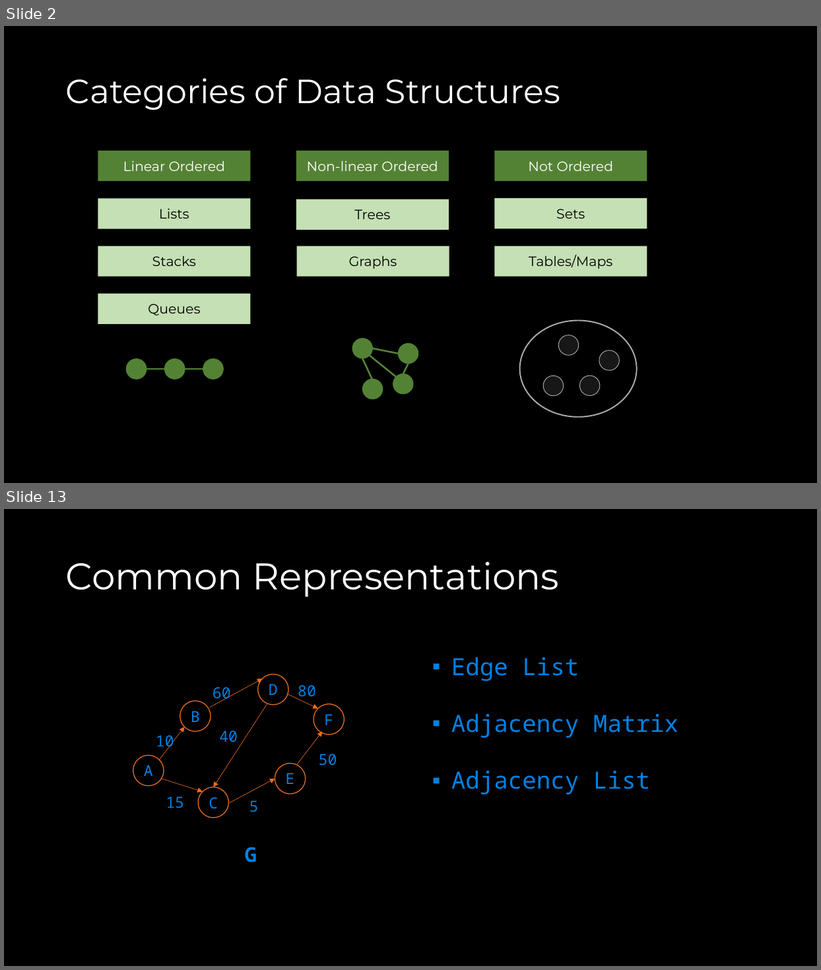
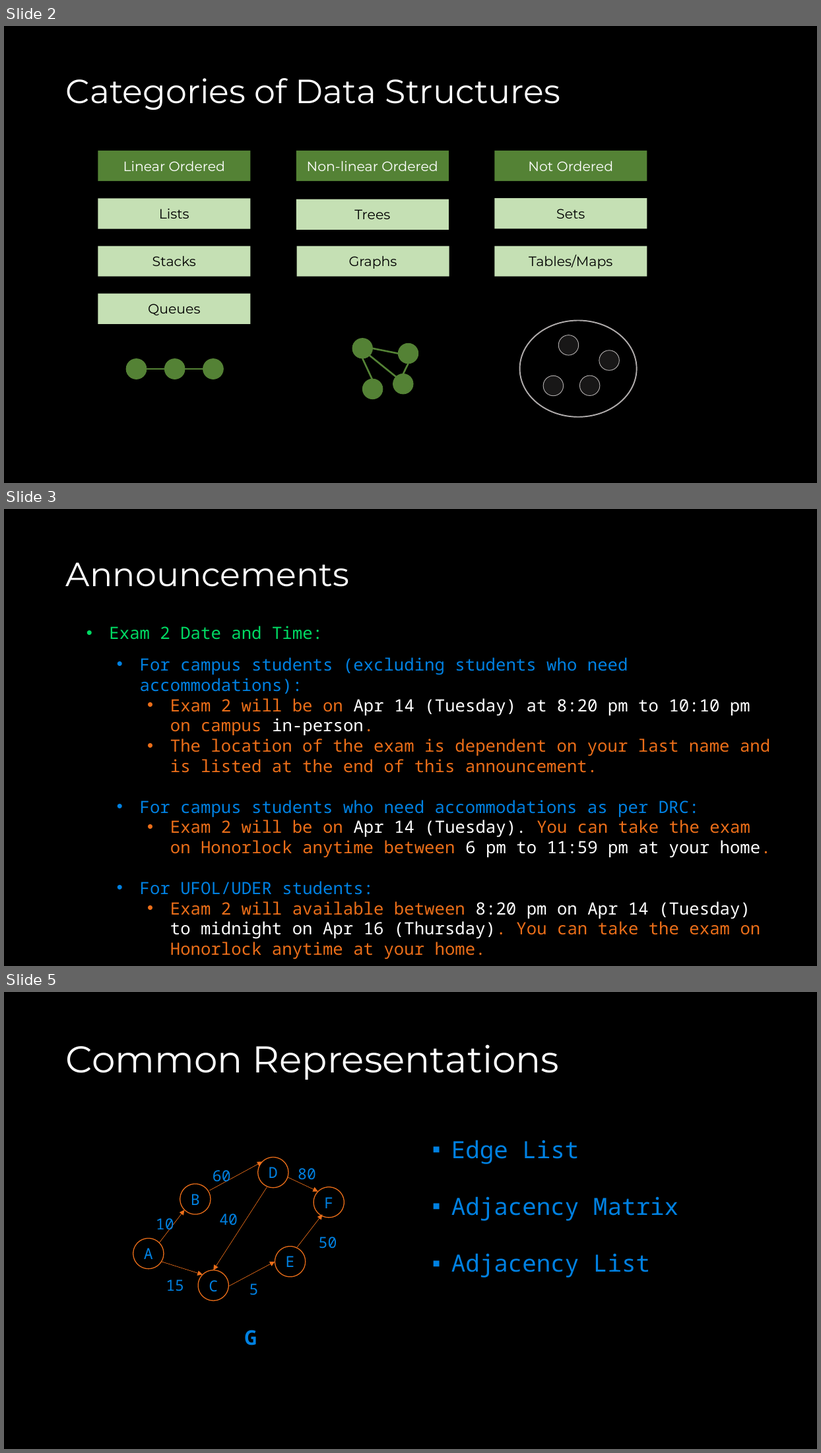
Before and after one commit to COP3530/Instructional-Content, a slide deck: Slides/Slides-PPT/Exam 2 - Review A.pptx. Shown one above the other, each under a label of ours: slides 2 and 13 before the commit, slides 2, 3 and 5 after it; the slides between them are not shown. The pictures are 821x970 and 821x1453 pixels, drawn with LibreOffice and Linux fonts; fonts in the diff are those of the drawing. Boxes give left, top, right and bottom in pixels: in the first picture for what was removed or moved away, otherwise in the second. Text is boxed around its words. In the diff, an @@ line names an element or a change of style, - is before the commit and + after.

Commit message:
exam review added

```diff
--- a/Slides/Slides-PPT/Exam 2 - Review A.pptx
+++ b/Slides/Slides-PPT/Exam 2 - Review A.pptx
@@ slide 3 added at bbox=[4, 509, 817, 966], background #000000 @@
@@ title added at bbox=[66, 562, 349, 587], 39.6 pt, text #FFFFFF @@
+Announcements
@@ text added at bbox=[109, 626, 772, 939], 20 pt, text #EB6E19 @@
+• Exam 2 Date and Time:
+  • For campus students (excluding students who need accommodations):
+    • Exam 2 will be on Apr 14 (Tuesday) at 8:20 pm to 10:10 pm on campus in-person.
+    • The location of the exam is dependent on your last name and is listed at the end of this announcement.
+  • For campus students who need accommodations as per DRC:
+    • Exam 2 will be on Apr 14 (Tuesday). You can take the exam on Honorlock anytime between 6 pm to 11:59 pm at your home.
+  • For UFOL/UDER students:
+    • Exam 2 will available between 8:20 pm on Apr 14 (Tuesday) to midnight on Apr 16 (Thursday). You can take the exam on Honorlock anytime at your home.
@@ what was slide 13 is now slide 5 @@
```
Also in this commit, not shown: 13 slides changed, 9 slides removed, 3 other files.
